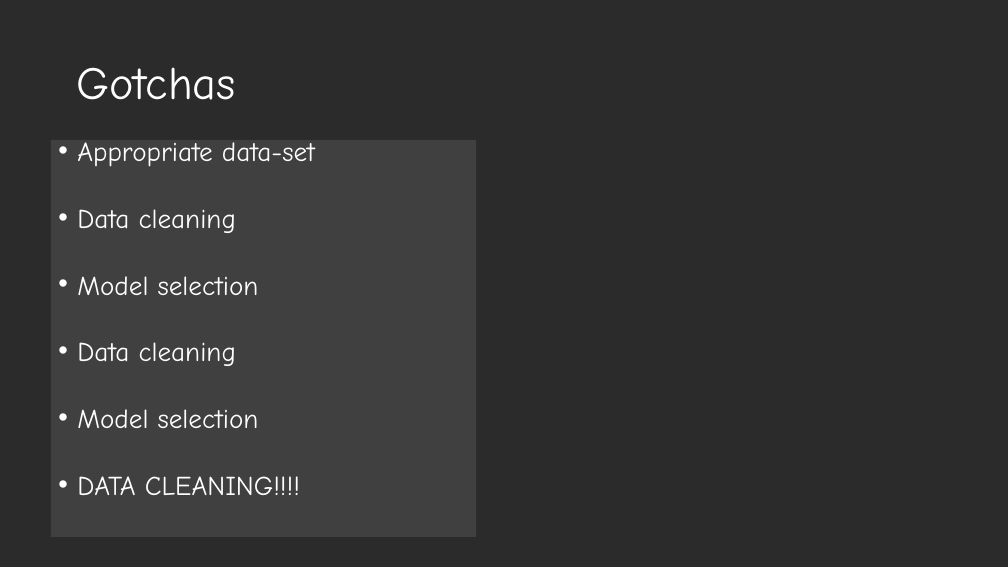
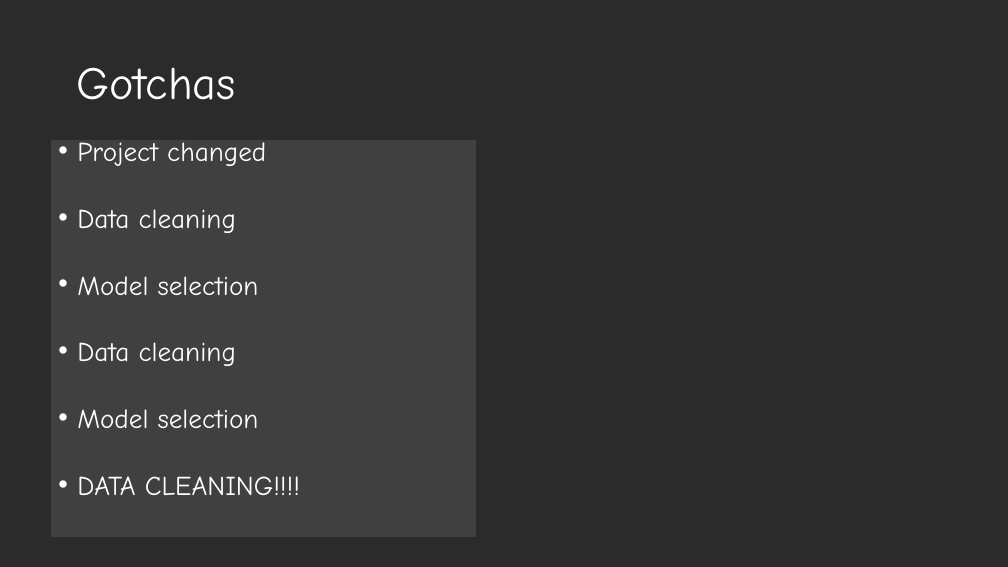
Before and after one commit to JordanWhite21/TheBluePowerShells, a slide deck: slide 9 of Final Project_MarioKart.pptx (slide 15 before the commit). Drawn at 1008x567 pixels with LibreOffice and Linux fonts; fonts in the diff are those of the drawing; background and template pictures are left out; a plain dark background stands for a picture behind light text. Boxes give left, top, right and bottom in pixels: in the first picture for what was removed or moved away, otherwise in the second. Text is boxed around its words. In the diff, an @@ line names an element or a change of style, - is before the commit and + after.

```diff
--- a/Final Project_MarioKart.pptx
+++ b/Final Project_MarioKart.pptx
@@ text at box(77, 142, 266, 166): text changed @@
-• Appropriate data-set
+• Project changed
```
Also in this commit, not shown: 5 other slides changed, 1 slide added, 8 slides removed.
